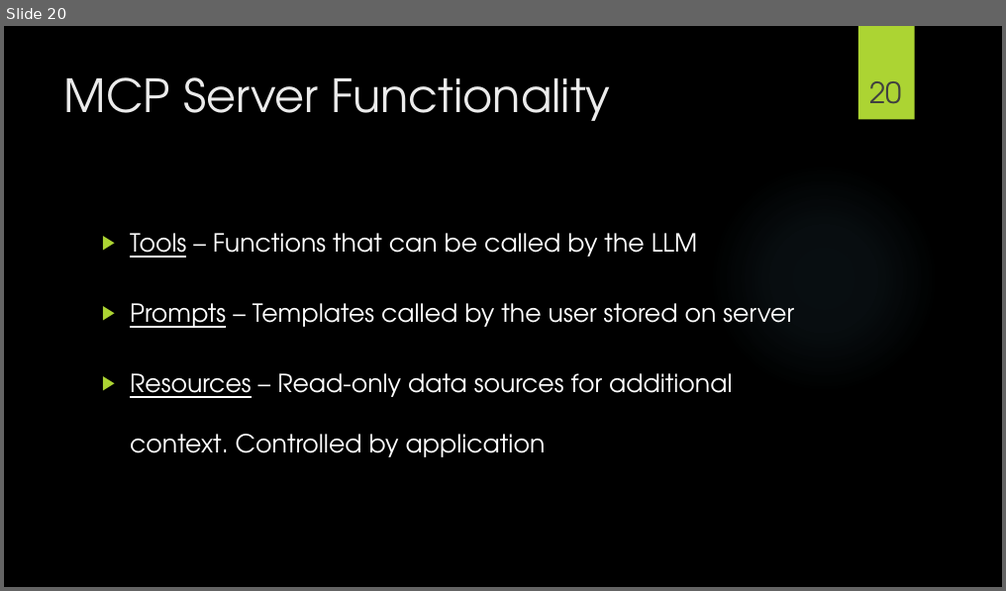
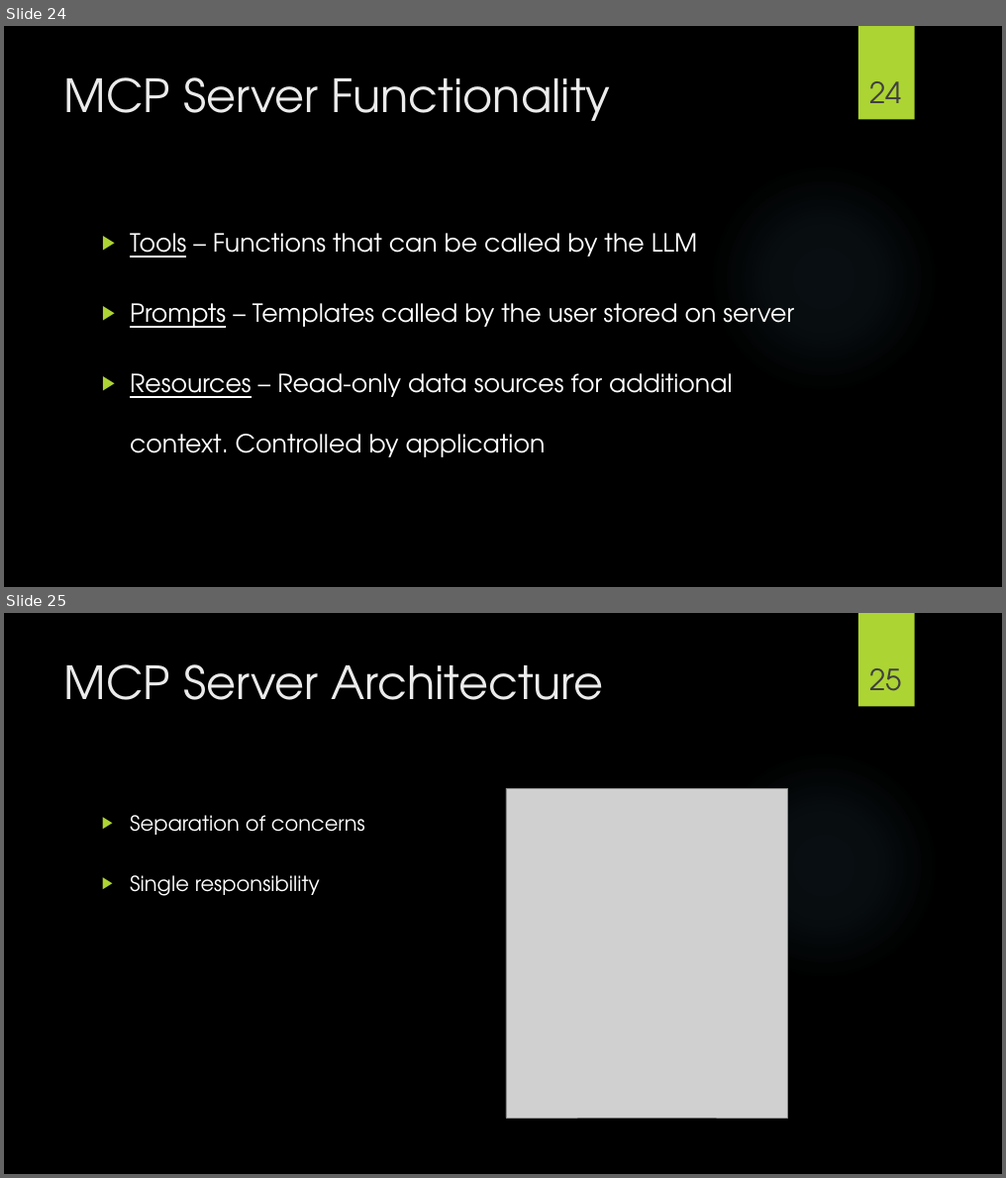
Before and after one commit to frank113/mcp_nycr_demo, a slide deck: slides/mcp_slides.pptx. Shown one above the other, each under a label of ours: slide 20 before the commit, slides 24 and 25 after it. The pictures are 1006x591 and 1006x1178 pixels, drawn with LibreOffice and Linux fonts; fonts in the diff are those of the drawing; grey boxes stand for pictures; background and template pictures are left out. Boxes give left, top, right and bottom in pixels: in the first picture for what was removed or moved away, otherwise in the second. Text is boxed around its words. In the diff, an @@ line names an element or a change of style, - is before the commit and + after.

```diff
--- a/slides/mcp_slides.pptx
+++ b/slides/mcp_slides.pptx
@@ slide 25 added at (4, 613, 1002, 1174), background picture (left out); not listed: 2 template elements that a slide beside it also shows @@
@@ title added at (64, 664, 604, 700), 44 pt, text #EBEBEB @@
+MCP Server Architecture
@@ page number added at (869, 668, 902, 691), 28 pt, text #404040 @@
+25
@@ picture added at (506, 788, 788, 1118) @@
@@ text added at (130, 815, 365, 896), 20 pt, text #FFFFFF @@
+▶ Separation of concerns
+▶ Single responsibility
@@ what was slide 20 is now slide 24 @@
@@ page number at (869, 81, 902, 103): text changed @@
-20
+24
```
Also in this commit, not shown: 7 slides changed, 4 other slides added, 2 other files.
